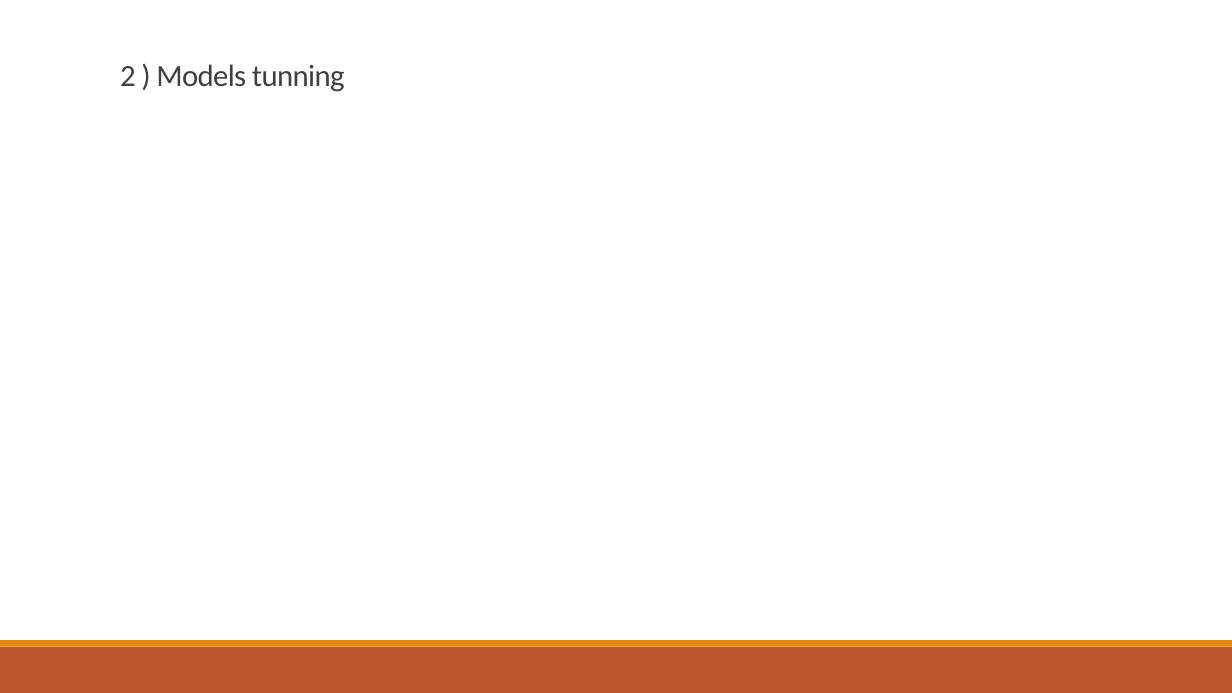
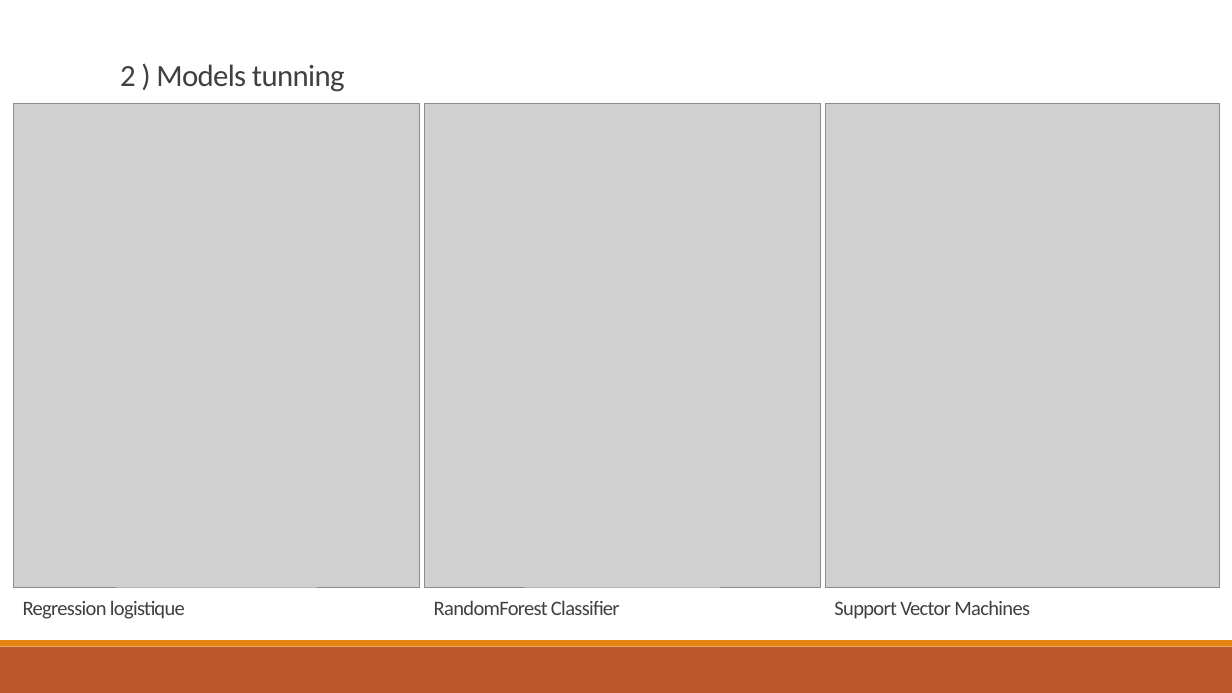
Before and after one commit to Koalananas/pythonfordata, a slide deck: slide 8 of rapport_marc_guynot.pptx (slide 7 before the commit). Drawn at 1232x693 pixels with LibreOffice and Linux fonts; fonts in the diff are those of the drawing; grey boxes stand for pictures. Boxes give left, top, right and bottom in pixels: in the first picture for what was removed or moved away, otherwise in the second. Text is boxed around its words. In the diff, an @@ line names an element or a change of style, - is before the commit and + after.

```diff
--- a/rapport_marc_guynot.pptx
+++ b/rapport_marc_guynot.pptx
@@ picture added at [13, 104, 419, 588] @@
@@ picture added at [424, 104, 820, 588] @@
@@ picture added at [825, 104, 1220, 588] @@
@@ text added at [23, 600, 185, 619], 16 pt, text #404040 @@
+Regression logistique
@@ text added at [434, 600, 619, 615], 16 pt, text #404040 @@
+RandomForest Classifier
@@ text added at [834, 600, 1030, 619], 16 pt, text #404040 @@
+Support Vector Machines
```
Also in this commit, not shown: 1 other slide changed, 4 slides added, 1 other file.
